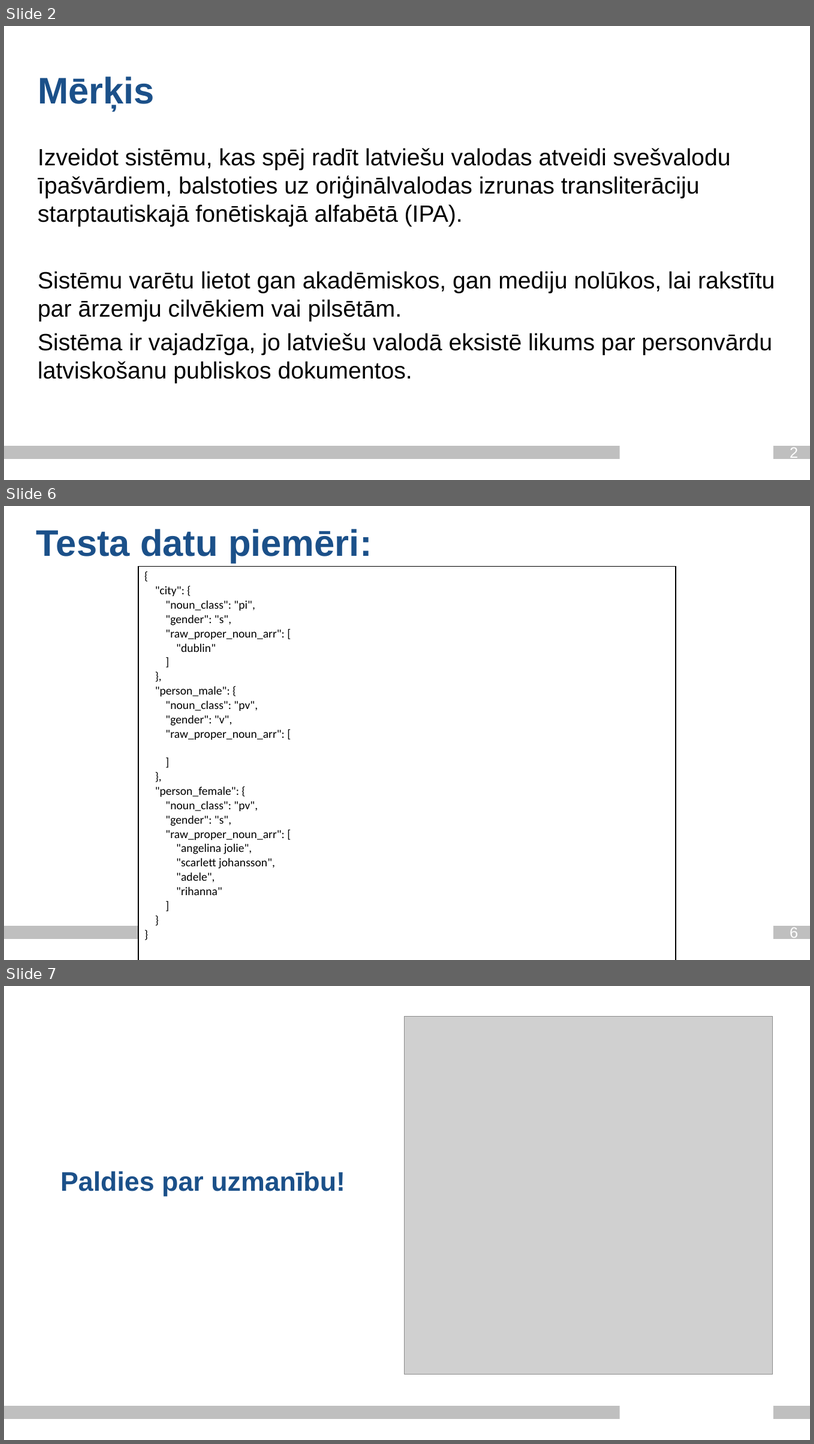
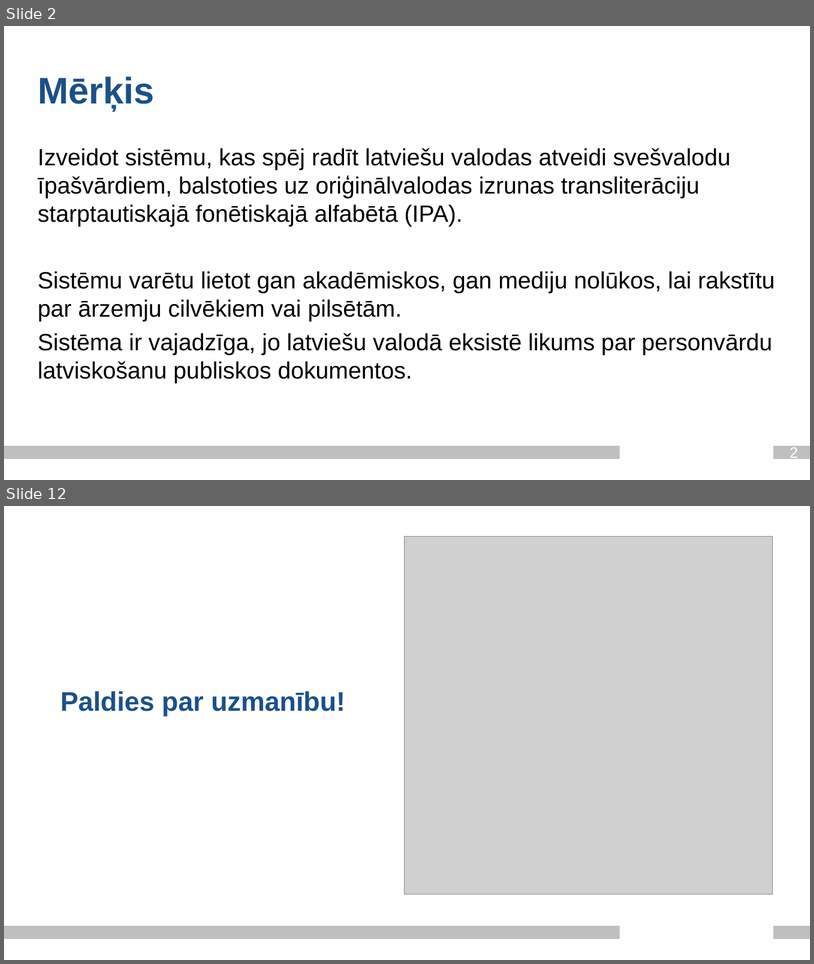
Before and after one commit to Paddlebear/valteh-ipa-translit, a slide deck: docs/valodasprez_2_ag21201_je21033.pptx. Shown one above the other, each under a label of ours: slides 2, 6 and 7 before the commit, slides 2 and 12 after it; the slides between them are not shown. The pictures are 814x1444 and 814x964 pixels, drawn with LibreOffice and Linux fonts; fonts in the diff are those of the drawing; grey boxes stand for pictures; background and template pictures are left out. Boxes give left, top, right and bottom in pixels: in the first picture for what was removed or moved away, otherwise in the second. Text is boxed around its words. In the diff, an @@ line names an element or a change of style, - is before the commit and + after.

```diff
--- a/docs/valodasprez_2_ag21201_je21033.pptx
+++ b/docs/valodasprez_2_ag21201_je21033.pptx
@@ slide 6 removed at (4,506,810,960), background #FFFFFF; not listed: 2 template elements that a slide beside it also shows @@
@@ title removed at (36,529,372,562) @@
-Testa datu piemēri:
@@ table removed at (138,566,676,957), 1 rows, 1 columns @@
-{ / "city": { / "noun_class": "pi", / "gender": "s", / "raw_proper_noun_arr": [ / "dublin" / ] / }, / "person_male": { / "noun_class": "pv", / "gender": "v", / "raw_proper_noun_arr": [ / ] / }, / "person_female": { / "noun_class": "pv", / "gender": "s", / "raw_proper_noun_arr": [ / "angelina jolie", / "scarlett johansson", / "adele", / "rihanna" / ] / } / }
@@ page number removed at (790,927,798,941) @@
-6
@@ what was slide 7 is now slide 12 @@
```
Also in this commit, not shown: 3 slides changed, 7 slides added, 1 other slide removed.
